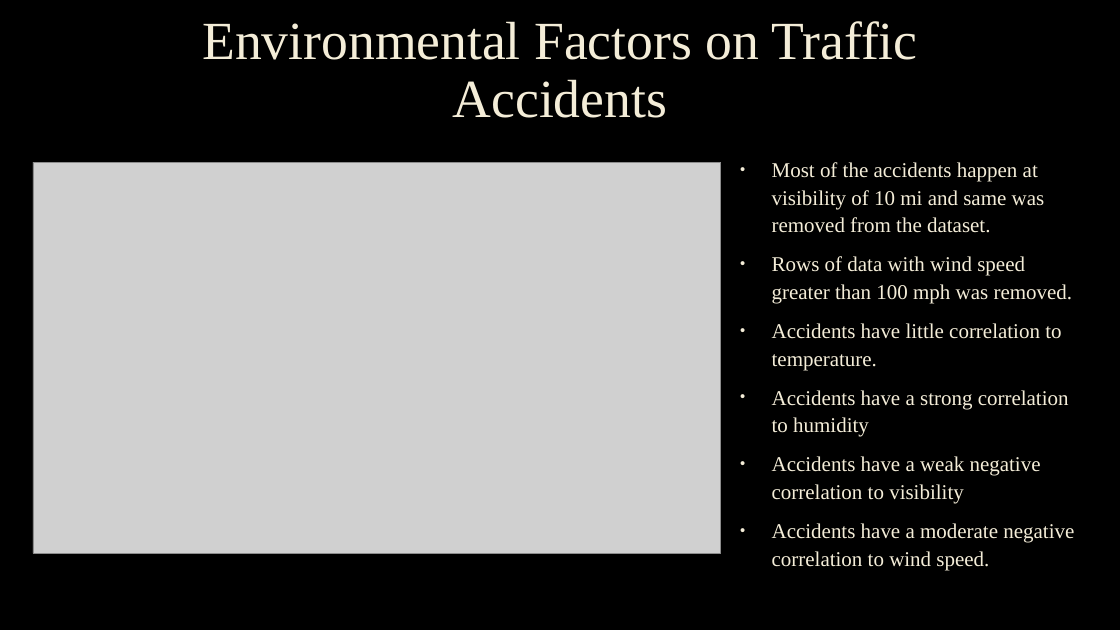
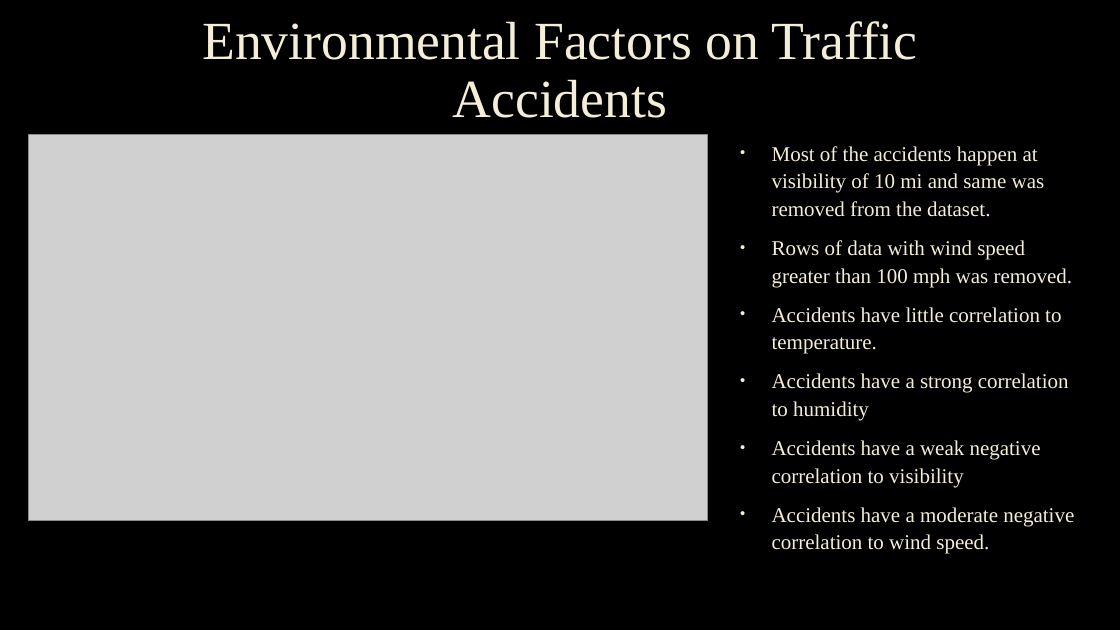
Before and after one commit to lilijo6/Project-Group-3, a slide deck: slide 13 of US Accidents Analysis_Group.pptx. Drawn at 1120x630 pixels with LibreOffice and Linux fonts; fonts in the diff are those of the drawing; grey boxes stand for pictures; background and template pictures are left out. Boxes give left, top, right and bottom in pixels: in the first picture for what was removed or moved away, otherwise in the second. Text is boxed around its words. In the diff, an @@ line names an element or a change of style, - is before the commit and + after.

```diff
--- a/US Accidents Analysis_Group.pptx
+++ b/US Accidents Analysis_Group.pptx
@@ picture: place and size @@
-picture at <box>33,162,721,554</box>
+picture at <box>29,134,707,521</box>
@@ text "Most of the accidents happen ...": place and size @@
-text "Most of the accidents happen ..." at <box>772,162,1074,570</box>
+text "Most of the accidents happen ..." at <box>772,146,1074,554</box>
```
Also in this commit, not shown: 2 other slides changed, 1 slide added, 7 other files.
